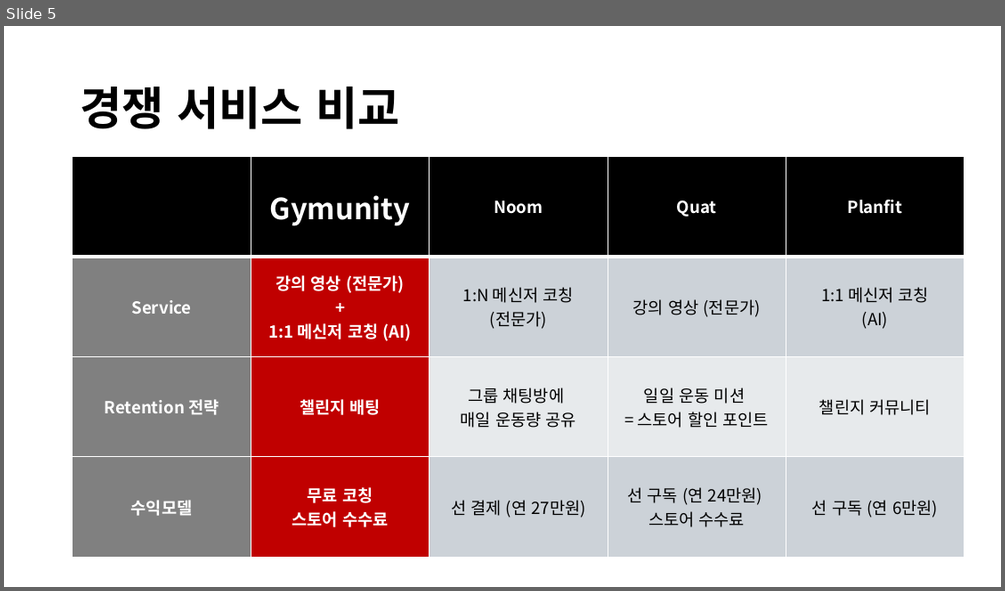
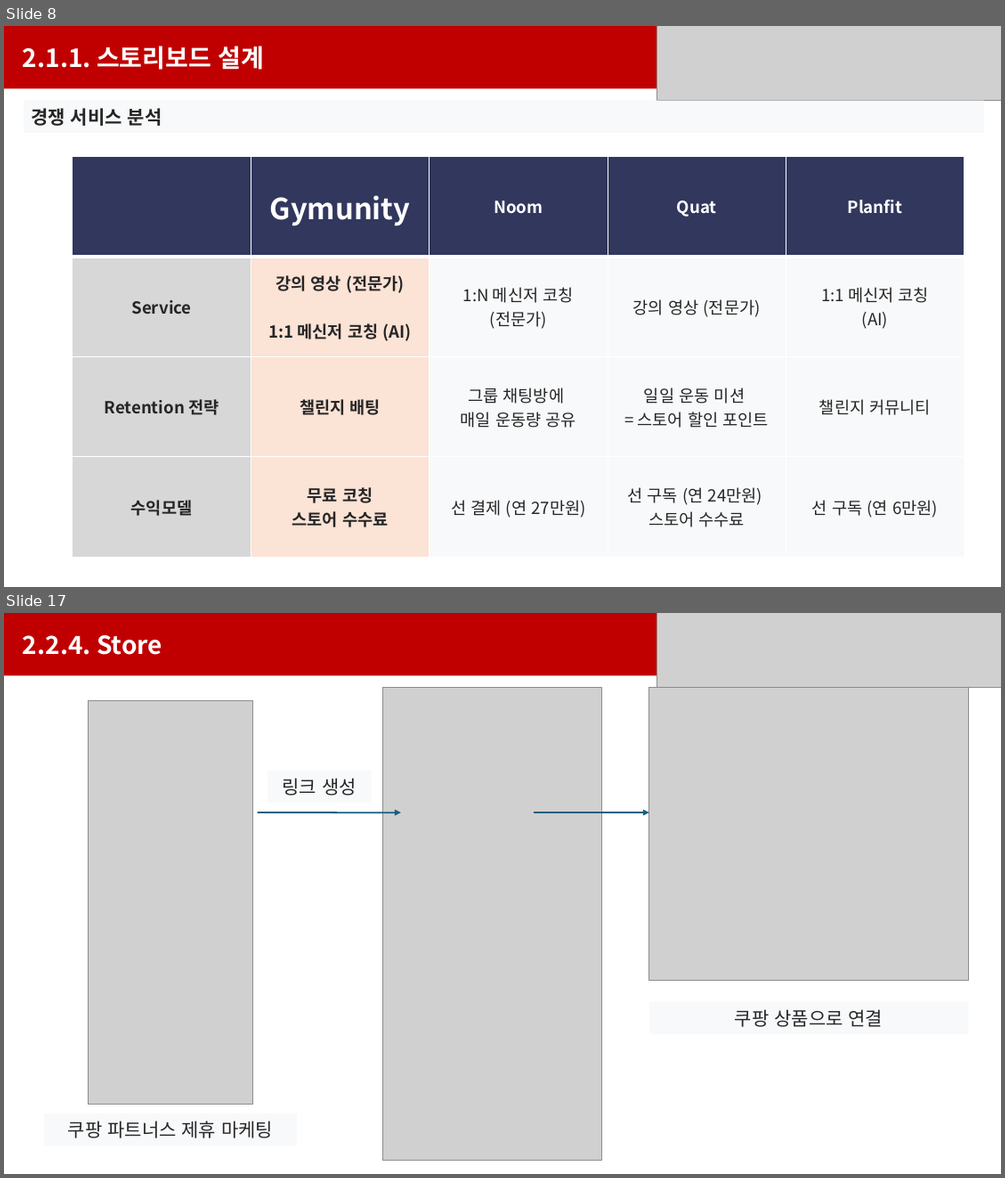
Before and after one commit to Brian-Hong-KR/Gymunity, a slide deck: Doc/최종발표/초안.pptx. Shown one above the other, each under a label of ours: slide 5 before the commit, slides 8 and 17 after it; the slides between them are not shown. The pictures are 1005x591 and 1005x1178 pixels, drawn with LibreOffice and Linux fonts; fonts in the diff are those of the drawing; grey boxes stand for pictures. Boxes give left, top, right and bottom in pixels: in the first picture for what was removed or moved away, otherwise in the second. Text is boxed around its words. In the diff, an @@ line names an element or a change of style, - is before the commit and + after.

```diff
--- a/Doc/최종발표/초안.pptx
+++ b/Doc/최종발표/초안.pptx
@@ slide 17 added at <box>4,613,1001,1174</box>, background #FFFFFF @@
@@ rectangle added at <box>4,613,1001,676</box>, fill #C00000, 24 pt, text #FFFFFF, bold @@
+2.2.4. Store
@@ picture added at <box>657,613,1001,687</box> @@
@@ picture added at <box>383,687,601,1159</box> @@
@@ picture added at <box>649,687,969,980</box> @@
@@ picture added at <box>88,700,253,1103</box> @@
@@ rectangle added at <box>267,771,372,803</box>, fill #F8F9FA, 18 pt, text #262626 @@
+링크 생성
@@ arrow added from (258, 812) to (401, 812), #156082 1.5 pt @@
@@ arrow added from (534, 812) to (649, 812), #156082 1.5 pt @@
@@ rectangle added at <box>649,1002,969,1034</box>, fill #F8F9FA, 18 pt, text #262626 @@
+쿠팡 상품으로 연결
@@ rectangle added at <box>44,1113,297,1145</box>, fill #F8F9FA, 18 pt, text #262626 @@
+쿠팡 파트너스 제휴 마케팅
@@ what was slide 5 is now slide 8 @@
@@ slide 8 changed as well @@
@@ rectangle added at <box>4,26,1001,89</box>, fill #C00000, 24 pt, text #FFFFFF, bold @@
+2.1.1. 스토리보드 설계
@@ picture added at <box>657,26,1001,100</box> @@
@@ rectangle "경쟁 서비스 분석": place and size @@
-rectangle "경쟁 서비스 분석" at <box>80,87,399,129</box>
+rectangle "경쟁 서비스 분석" at <box>24,100,984,132</box>
@@ rectangle "경쟁 서비스 분석" at <box>24,100,984,132</box>: fill none to #F8F9FA @@
@@ text in rectangle at <box>31,108,162,126</box>: text changed; size 44 to 18 pt; text colour #000000 to #262626 @@
-경쟁 서비스 비교
+경쟁 서비스 분석
@@ table at <box>73,157,966,557</box> @@
-row 2, column 2: 강의 영상 (전문가) / + / 1:1 메신저 코칭 (AI)
+row 2, column 2: 강의 영상 (전문가) / 1:1 메신저 코칭 (AI)
@@ fill #000000 to #31375D in row 1 @@
@@ fill #808080 to #D7D7D7 in 3 cells @@
@@ fill #C00000 to #FBE3D6 in 3 cells @@
@@ fill #CCD2D8 to #F8F9FA in 6 cells @@
@@ fill #E8EAED to #F8F9FA in 3 cells @@
@@ text colour #FFFFFF to #262626 in "Service", "Retention 전략", "챌린지 배팅", "수익모델" and 2 more places @@
@@ text colour #000000 to #262626 in "1:N 메신저 코칭", "(전문가)", "강의 영상 (전문가)", "1:1 메신저 코칭" and 10 more places @@
```
Also in this commit, not shown: 4 other slides changed, 24 other slides added, 22 slides removed.
